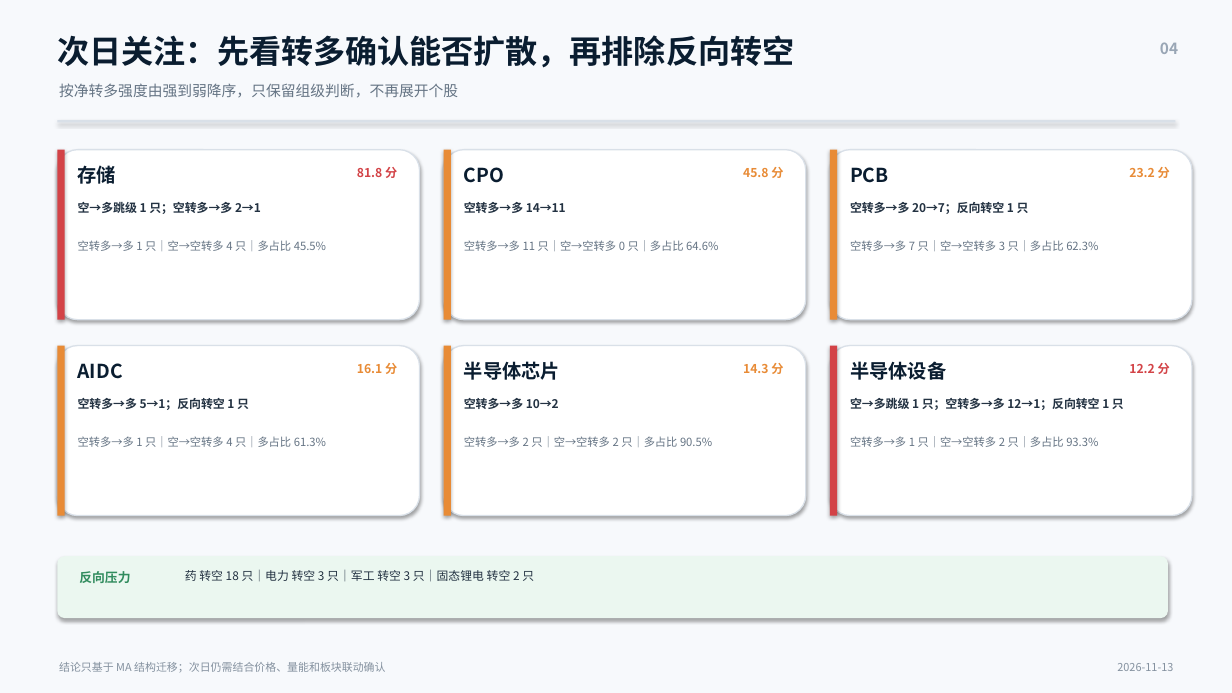
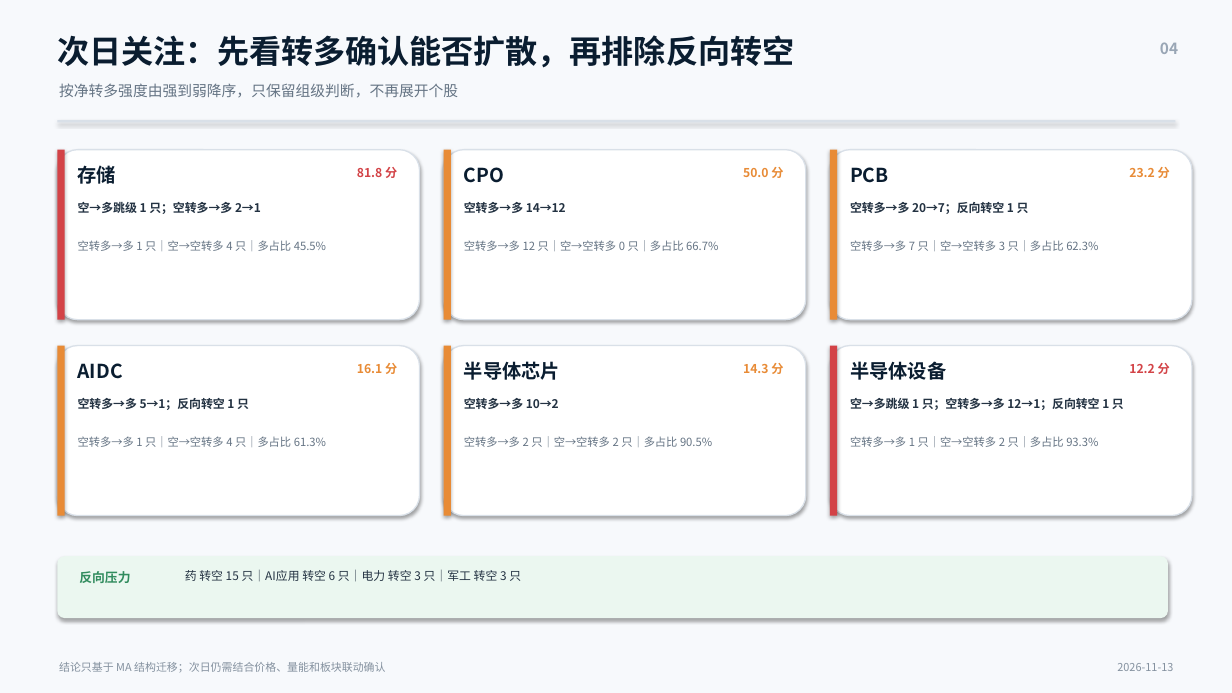
Before and after one commit to nancybhc/a-share-blast-lab, a slide deck: slide 4 of assets/多空阶段简报_2026-11-13.pptx. Drawn at 1232x693 pixels with LibreOffice and Linux fonts; fonts in the diff are those of the drawing. Boxes give left, top, right and bottom in pixels: in the first picture for what was removed or moved away, otherwise in the second. Text is boxed around its words. In the diff, an @@ line names an element or a change of style, - is before the commit and + after.

```diff
--- a/assets/多空阶段简报_2026-11-13.pptx
+++ b/assets/多空阶段简报_2026-11-13.pptx
@@ text at [743,167,783,178]: text changed @@
-45.8 分
+50.0 分
@@ text at [464,202,566,213]: text changed @@
-空转多→多 14→11
+空转多→多 14→12
@@ text at [464,240,718,251]: text changed @@
-空转多→多 11 只｜空→空转多 0 只｜多占比 64.6%
+空转多→多 12 只｜空→空转多 0 只｜多占比 66.7%
@@ text at [185,570,521,582]: text changed @@
-药 转空 18 只｜电力 转空 3 只｜军工 转空 3 只｜固态锂电 转空 2 只
+药 转空 15 只｜AI应用 转空 6 只｜电力 转空 3 只｜军工 转空 3 只
```
Also in this commit, not shown: 3 other slides changed, 8 other files.
